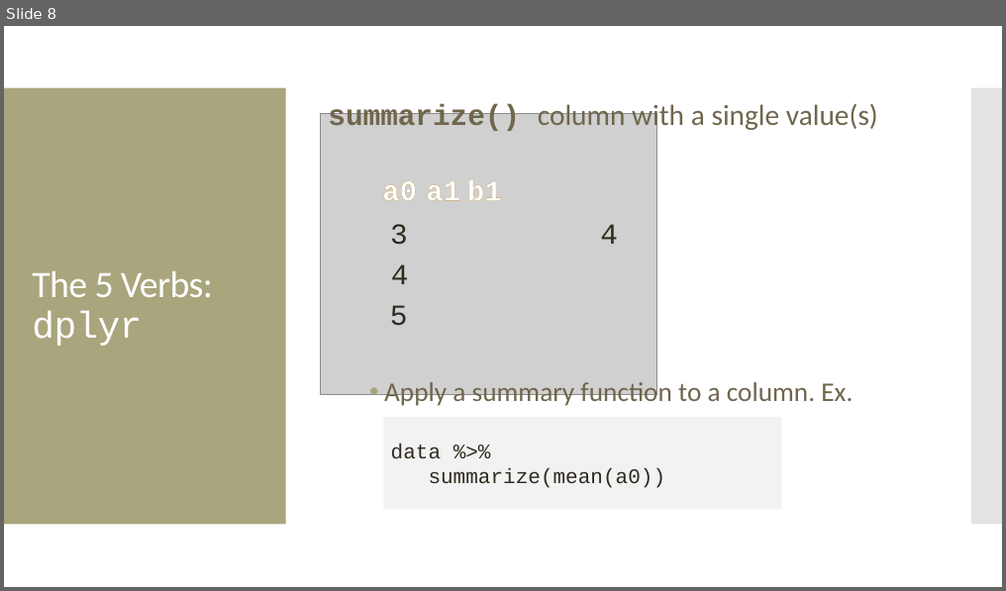
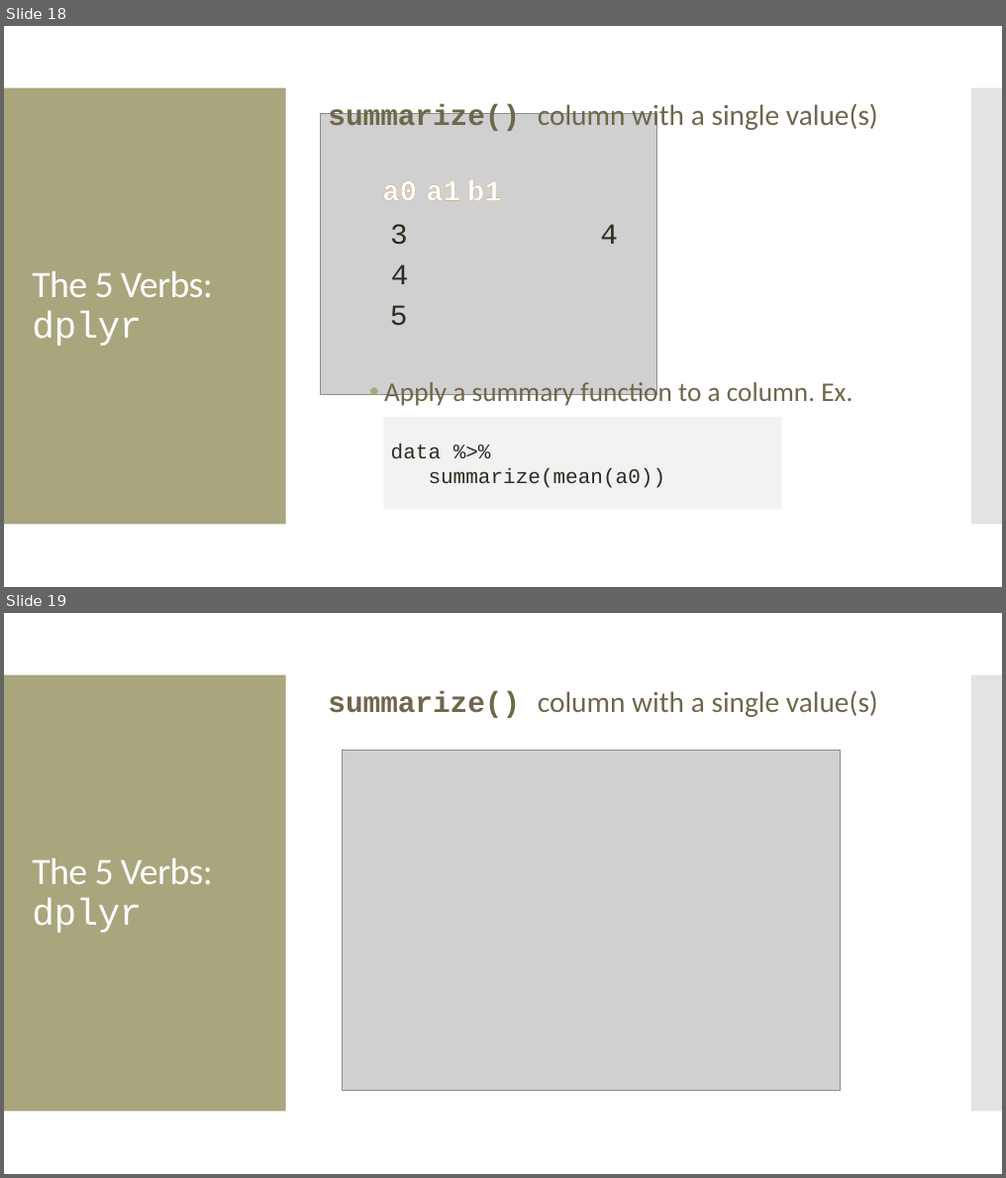
Before and after one commit to amosca01/Intro-DS-F23, a slide deck: slides/10-data-wrangling-mutate-arr-sum.pptx. Shown one above the other, each under a label of ours: slide 8 before the commit, slides 18 and 19 after it. The pictures are 1006x591 and 1006x1178 pixels, drawn with LibreOffice and Linux fonts; fonts in the diff are those of the drawing; grey boxes stand for pictures. Boxes give left, top, right and bottom in pixels: in the first picture for what was removed or moved away, otherwise in the second. Text is boxed around its words. In the diff, an @@ line names an element or a change of style, - is before the commit and + after.

```diff
--- a/slides/10-data-wrangling-mutate-arr-sum.pptx
+++ b/slides/10-data-wrangling-mutate-arr-sum.pptx
@@ slide 19 added at bbox=[4, 613, 1002, 1174], background #FFFFFF; not listed: 2 template elements that a slide beside it also shows @@
@@ text added at bbox=[328, 690, 878, 718], 28 pt, text #6F664C @@
+summarize() column with a single value(s)
@@ picture added at bbox=[343, 751, 841, 1091] @@
@@ title added at bbox=[32, 859, 213, 933], 36 pt, text #FFFFFF @@
+The 5 Verbs: dplyr
@@ what was slide 8 is now slide 18 @@
```
Also in this commit, not shown: 1 slide changed, 13 other slides added, 2 other files.
